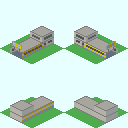
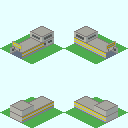
Before/after of a w=128, h=128 layered artwork. What changed in the layer stack:
painted on "Subway_Station_Gateway_Single_S.png" over [24, 38, 106, 122]
